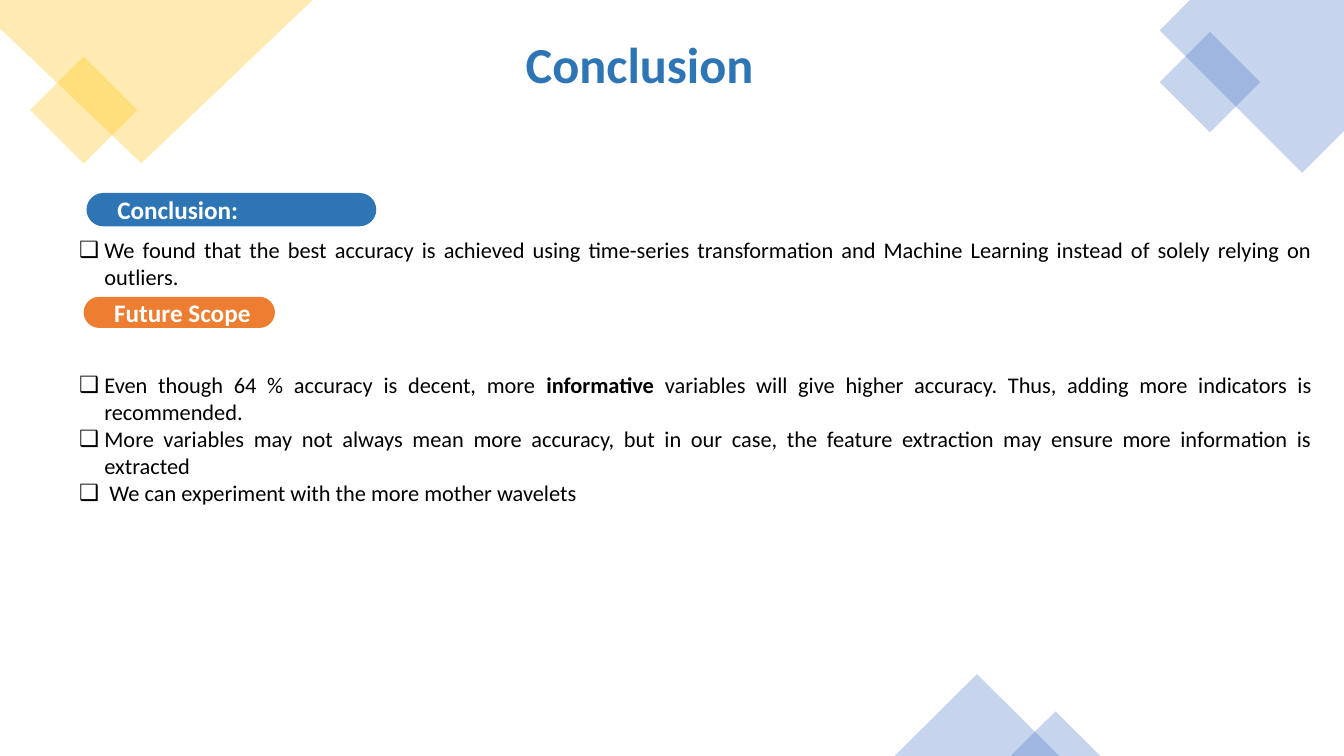
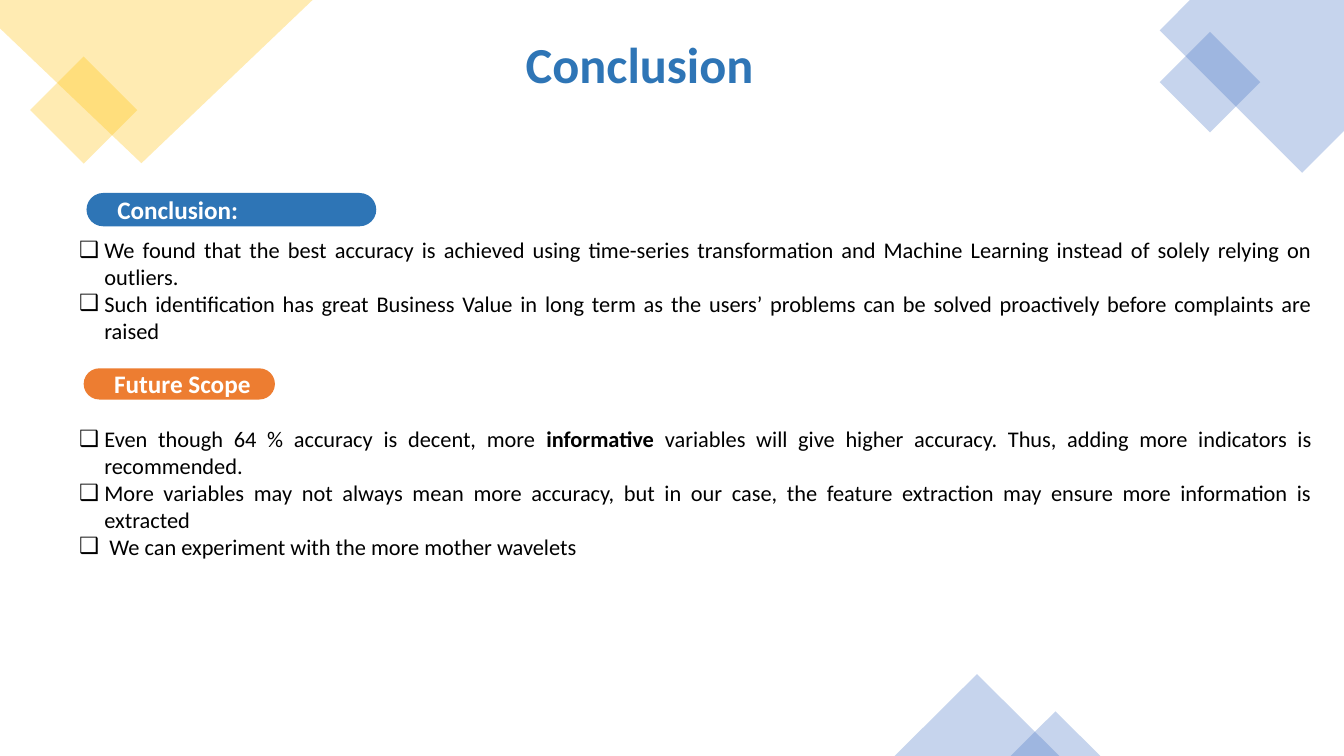
Before and after one commit to ITU-AI-ML-in-5G-Challenge/Team-DataRangers-home-network-users-experience-classification, a slide deck: slide 15 of 5gChallenge_DataRangers.pptx. Drawn at 1344x756 pixels with LibreOffice and Linux fonts; fonts in the diff are those of the drawing. Boxes give left, top, right and bottom in pixels: in the first picture for what was removed or moved away, otherwise in the second. Text is boxed around its words. In the diff, an @@ line names an element or a change of style, - is before the commit and + after.

```diff
--- a/5gChallenge_DataRangers.pptx
+++ b/5gChallenge_DataRangers.pptx
@@ text at [104, 296, 1310, 339]: paragraph added @@
+❑ Such identification has great Business Value in long term as the users’ problems can be solved proactively before complaints are raised
@@ rounded rectangle "Future Scope": place and size @@
-rounded rectangle "Future Scope" at [84, 296, 275, 328]
+rounded rectangle "Future Scope" at [84, 368, 275, 399]
```
Also in this commit, not shown: 2 other slides changed.
